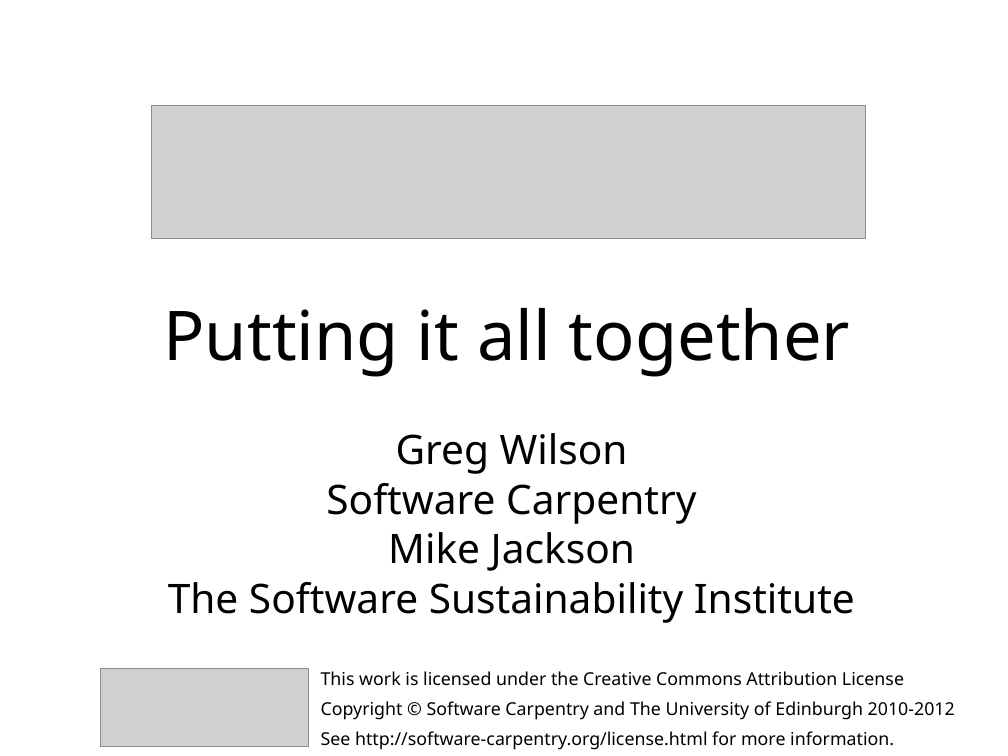
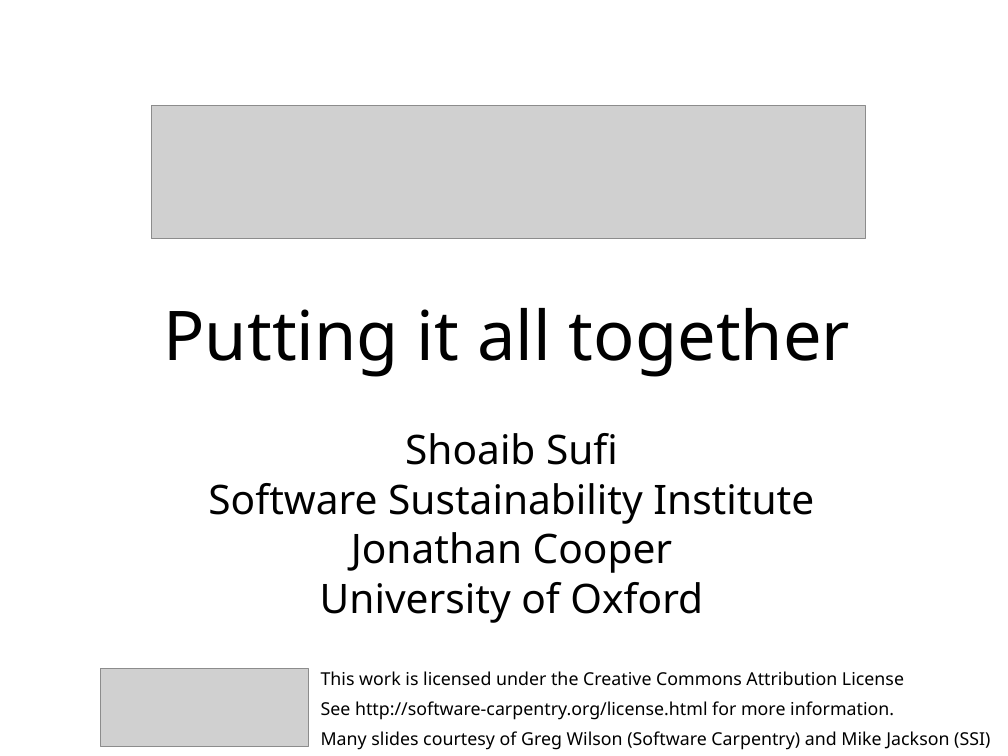
Before and after one commit to swcarpentry/DEPRECATED-boot-camps, a slide deck: slide 1 of slides/PuttingItAllTogether.ppt. Drawn at 1008x756 pixels with LibreOffice and Linux fonts; fonts in the diff are those of the drawing; grey boxes stand for pictures. Boxes give left, top, right and bottom in pixels: in the first picture for what was removed or moved away, otherwise in the second. Text is boxed around its words. In the diff, an @@ line names an element or a change of style, - is before the commit and + after.

```diff
--- a/slides/PuttingItAllTogether.ppt
+++ b/slides/PuttingItAllTogether.ppt
@@ text at (208,433,814,623): text changed @@
-Greg Wilson
-Software Carpentry
-Mike Jackson
-The Software Sustainability Institute
+Shoaib Sufi
+Software Sustainability Institute
+Jonathan Cooper
+University of Oxford
@@ text at (321,701,955,720): paragraph removed @@
-Copyright © Software Carpentry and The University of Edinburgh 2010-2012
@@ text at (321,731,949,750): paragraph added @@
+Many slides courtesy of Greg Wilson (Software Carpentry) and Mike Jackson (SSI)
```
Also in this commit, not shown: 4 other slides changed, 6 slides added, 11 slides removed, 6 other files.
